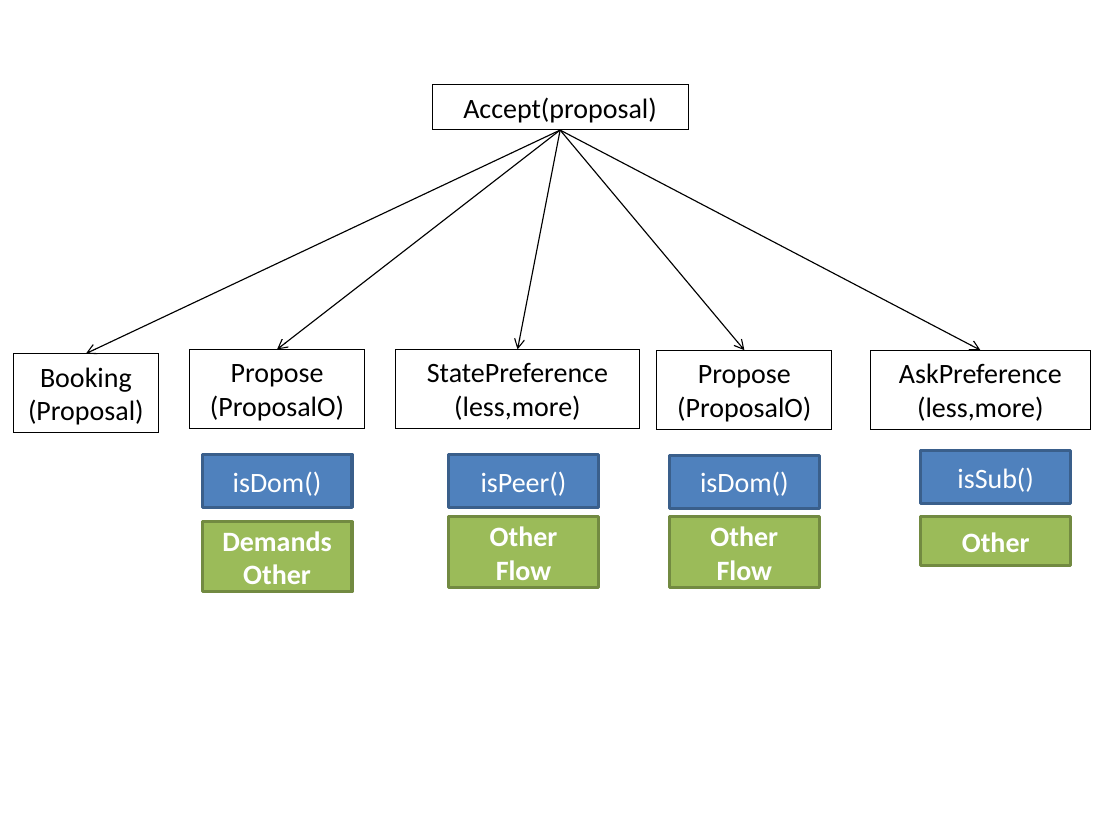
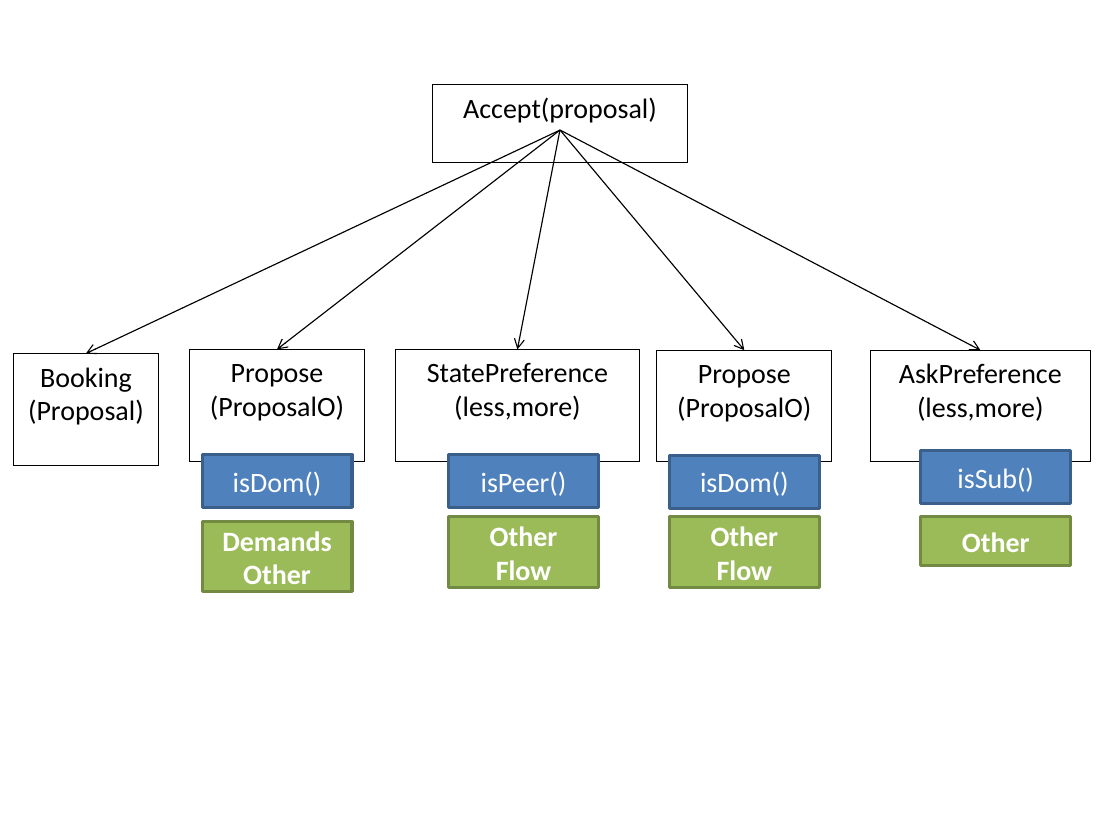
Before and after one commit to Olydia/Discolog, a slide deck: slide 3 of dominance_in_dialogue/figs/utterances_v2.pptx. Drawn at 1120x840 pixels with LibreOffice and Linux fonts; fonts in the diff are those of the drawing. Boxes give left, top, right and bottom in pixels: in the first picture for what was removed or moved away, otherwise in the second. Text is boxed around its words. In the diff, an @@ line names an element or a change of style, - is before the commit and + after.

```diff
--- a/dominance_in_dialogue/figs/utterances_v2.pptx
+++ b/dominance_in_dialogue/figs/utterances_v2.pptx
@@ rectangle "Accept(proposal)": place and size @@
-rectangle "Accept(proposal)" at <box>432,85,688,130</box>
+rectangle "Accept(proposal)" at <box>432,85,688,164</box>
@@ arrow (560, 130) - (86, 354): stroke #000000 0.75 pt to #000000 0.74 pt @@
@@ arrow (560, 130) - (277, 349): stroke #000000 0.75 pt to #000000 0.74 pt @@
@@ arrow (560, 130) - (517, 349): stroke #000000 0.75 pt to #000000 0.74 pt @@
@@ arrow (560, 130) - (980, 351): stroke #000000 0.75 pt to #000000 0.74 pt @@
@@ arrow (560, 130) - (745, 351): stroke #000000 0.75 pt to #000000 0.74 pt @@
@@ rectangle "Booking": place and size @@
-rectangle "Booking" at <box>13,354,159,433</box>
+rectangle "Booking" at <box>13,354,159,466</box>
@@ rectangle "Propose (ProposalO)": place and size @@
-rectangle "Propose (ProposalO)" at <box>189,349,364,429</box>
+rectangle "Propose (ProposalO)" at <box>189,349,364,461</box>
@@ rectangle "StatePreference": place and size @@
-rectangle "StatePreference" at <box>395,349,640,429</box>
+rectangle "StatePreference" at <box>395,349,640,461</box>
@@ rectangle "Propose (ProposalO)": place and size @@
-rectangle "Propose (ProposalO)" at <box>657,351,832,430</box>
+rectangle "Propose (ProposalO)" at <box>656,351,831,463</box>
@@ rectangle "AskPreference": place and size @@
-rectangle "AskPreference" at <box>870,351,1091,430</box>
+rectangle "AskPreference" at <box>870,351,1091,463</box>
```
Also in this commit, not shown: 3 other slides changed, 1 slide added, 10 other files.
